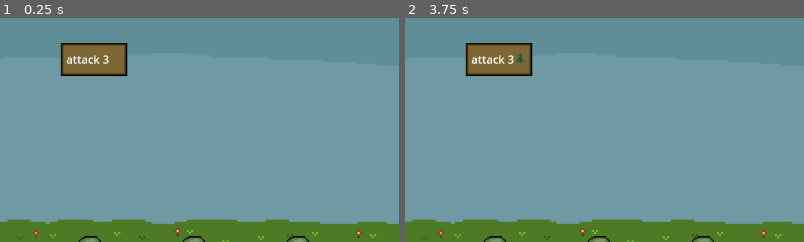
Above: before the commit, frames 1-2 (left to right).
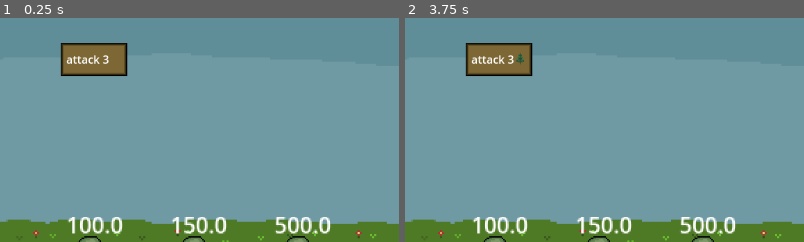
Above: after the commit, the same moments.

Repository: lostlp09/FakePokemongameforSchool
Game: Godot game, scene res://antons super sys.tscn
Two runs of this game, one before a commit and one after it. Both use one fixed random seed, a clock stepped at 60 frames per second and the inputs below. This scene is started directly instead of the project's main scene.
Inputs (mouse positions are % of the whole screen's width and height, from its top left):
- Up to frame 1 (0.25 s): no input
- Up to frame 2 (3.75 s): click "attack 1" at 0.5 s; click "attack 2" at 1.25 s; click "attack 3" at 2 s; tap Enter at 2.75 s; move the mouse to (72, 45) at 2.77 s; hold D (right) 2.78-3.53 s; hold S (bachward) 2.78-3.53 s; tap Space at 3.5 s; move the mouse to (30, 55) at 3.52 s; hold A (left) from 3.53 s (still down); tap 1 (first enemy) at 3.6 s
The pictures show only the part of the screen within x 1-51%, y 33-83%; the shares and areas given below are measured in that part.

The runs differ from the first frame. In frame 1, 1.7% of the frame differs, in the area x 17-83%, y 88-97%; in frame 2, 1.7%.

Commit message:
will verlieren machen aber error :(

Diff:
--- a/antons super sys.tscn
+++ b/antons super sys.tscn
@@ -70,24 +70,39 @@
 scale = Vector2(2, 2)
 
 [node name="VBoxContainer" type="VBoxContainer" parent="Kampf/player container/player 1"]
-offset_right = 40.0
-offset_bottom = 40.0
+offset_left = -20.0
+offset_top = -30.0
+offset_right = 20.0
+offset_bottom = 10.0
+
+[node name="HP 1" type="Label" parent="Kampf/player container/player 1/VBoxContainer"]
+layout_mode = 2
 
 [node name="player 2" type="AnimatedSprite2D" parent="Kampf/player container"]
 position = Vector2(300, 550)
 scale = Vector2(2, 2)
 
 [node name="VBoxContainer" type="VBoxContainer" parent="Kampf/player container/player 2"]
-offset_right = 40.0
-offset_bottom = 40.0
+offset_left = -20.0
+offset_top = -30.0
+offset_right = 20.0
+offset_bottom = 10.0
+
+[node name="HP 2" type="Label" parent="Kampf/player container/player 2/VBoxContainer"]
+layout_mode = 2
 
 [node name="player 3" type="AnimatedSprite2D" parent="Kampf/player container"]
 position = Vector2(450, 550)
 scale = Vector2(2, 2)
 
 [node name="VBoxContainer" type="VBoxContainer" parent="Kampf/player container/player 3"]
-offset_right = 40.0
-offset_bottom = 40.0
+offset_left = -20.0
+offset_top = -30.0
+offset_right = 20.0
+offset_bottom = 10.0
+
+[node name="HP 3" type="Label" parent="Kampf/player container/player 3/VBoxContainer"]
+layout_mode = 2
 
 [node name="enemy container" type="Node2D" parent="Kampf"]
 
--- a/charaktere.gd
+++ b/charaktere.gd
@@ -147,30 +147,31 @@
 
 
 func attack1(target: character)-> void:
-	if target == self:
+	if target == self or target.hp <= 0:
 		print("cannot attack yourself")
-	else:
-		self.actual_damage = self.damage1
-		if attack1_element.call(target.element):
-			self.actual_damage  *= 1.5
-
-		if attack1_element.call(target.element) == false:
-			self.actual_damage *= 0.66
-
-		if gamble1:
-			self.actual_damage *= randf()
-
-		if shield1 != 0:
-			self.shield += self.shield1
-			print(self.Name, " gained a shield of ", self.shield1)
-
-		if target.shield > 0:
-			if actual_damage >= target.shield:
-				self.actual_damage -= target.shield
-				target.shield = 0
-			else:
-				target.shield -= self.actual_damage
-				actual_damage = 0
+		await $"../..".attacked
+
+	self.actual_damage = self.damage1
+	if attack1_element.call(target.element):
+		self.actual_damage  *= 1.5
+
+	if attack1_element.call(target.element) == false:
+		self.actual_damage *= 0.66
+
+	if gamble1:
+		self.actual_damage *= randf()
+
+	if shield1 != 0:
+		self.shield += self.shield1
+		print(self.Name, " gained a shield of ", self.shield1)
+
+	if target.shield > 0:
+		if actual_damage >= target.shield:
+			self.actual_damage -= target.shield
+			target.shield = 0
+		else:
+			target.shield -= self.actual_damage
+			actual_damage = 0
 
 		target.hp -= self.actual_damage
 
@@ -189,86 +190,86 @@
 		print(target.Name, " has ", target.hp, " hp left ")
 
 func attack2(target: character)-> void:
-	if target == self:
+	if target == self or target.hp <= 0:
 		print("cannot attack yourself")
-	else:
-		self.actual_damage = self.damage2
-		if attack2_element.call(target.element):
-			self.actual_damage  *= 1.5
-
-		if attack2_element.call(target.element) == false:
-			self.actual_damage *= 0.66
-
-		if gamble2:
-			self.actual_damage *= randf()
-
-		if shield2 != 0:
-			self.shield += self.shield2
-			print(self.Name, " gained a shield of ", self.shield1)
-
-		if target.shield > 0:
-			if actual_damage >= target.shield:
-				self.actual_damage -= target.shield
-				target.shield = 0
-			else:
-				target.shield -= self.actual_damage
-				actual_damage = 0
-
-		target.hp -= self.actual_damage
-
-		if lifesteal2 != 0:
-			self.hp += actual_damage * lifesteal2
-
-		if poison2:
-			target.poisoned = true
-			print(target.name, " is now poisoned")
-
-		if burn2:
-			target.burned = true
-			print(target.Name, "is now burned")
-
-		print(self.Name, " is attacking ", target.name, " for ", self.actual_damage, " damage")
-		print(target.Name, " has ", target.hp, " hp left")
+		await $"../..".attacked
+	self.actual_damage = self.damage2
+	if attack2_element.call(target.element):
+		self.actual_damage  *= 1.5
+
+	if attack2_element.call(target.element) == false:
+		self.actual_damage *= 0.66
+
+	if gamble2:
+		self.actual_damage *= randf()
+
+	if shield2 != 0:
+		self.shield += self.shield2
+		print(self.Name, " gained a shield of ", self.shield1)
+
+	if target.shield > 0:
+		if actual_damage >= target.shield:
+			self.actual_damage -= target.shield
+			target.shield = 0
+		else:
+			target.shield -= self.actual_damage
+			actual_damage = 0
+
+	target.hp -= self.actual_damage
+
+	if lifesteal2 != 0:
+		self.hp += actual_damage * lifesteal2
+
+	if poison2:
+		target.poisoned = true
+		print(target.name, " is now poisoned")
+
+	if burn2:
+		target.burned = true
+		print(target.Name, "is now burned")
+
+	print(self.Name, " is attacking ", target.name, " for ", self.actual_damage, " damage")
+	print(target.Name, " has ", target.hp, " hp left")
 
 func attack3(target: character)-> void:
-	if target == self:
+	if target == self or target.hp <= 0:
 		print("cannot attack yourself")
-	else:
-		self.actual_damage = self.damage3
-
-		if attack3_element.call(target.element):
-			self.actual_damage  *= 1.5
-
-		if attack3_element.call(target.element) == false:
-			self.actual_damage *= 0.66
-
-		if gamble3:
-			self.actual_damage *= randf()
-
-		if shield3 != 0:
-			self.shield += self.shield3
-			print(self.Name, " gained a shield of ", self.shield1)
-
-		if target.shield > 0:
-			if actual_damage >= target.shield:
-				self.actual_damage -= target.shield
-				target.shield = 0
-			else:
-				target.shield -= self.actual_damage
-				actual_damage = 0
-
-		target.hp -= self.actual_damage
-
-		if lifesteal3 != 0:
-			self.hp += actual_damage * lifesteal3
-
-		if poison3:
-			target.poisoned = true
-			print(target.name, " is now poisoned")
-
-		if burn1:
-			target.burned = true
-			print(target.Name, "is now burned")
-
-		print(self.Name, " is attacking ", target.name, " for ", self.actual_damage, " damage")
-		print(target.Name, " has ", target.hp, " hp left")
+		await $"..".attacked
+	self.actual_damage = self.damage3
+
+	if attack3_element.call(target.element):
+		self.actual_damage  *= 1.5
+
+	if attack3_element.call(target.element) == false:
+		self.actual_damage *= 0.66
+
+	if gamble3:
+		self.actual_damage *= randf()
+
+	if shield3 != 0:
+		self.shield += self.shield3
+		print(self.Name, " gained a shield of ", self.shield1)
+
+	if target.shield > 0:
+		if actual_damage >= target.shield:
+			self.actual_damage -= target.shield
+			target.shield = 0
+		else:
+			target.shield -= self.actual_damage
+			actual_damage = 0
+
+	target.hp -= self.actual_damage
+
+	if lifesteal3 != 0:
+		self.hp += actual_damage * lifesteal3
+
+	if poison3:
+		target.poisoned = true
+		print(target.name, " is now poisoned")
+
+	if burn1:
+		target.burned = true
+		print(target.Name, "is now burned")
+
+	print(self.Name, " is attacking ", target.name, " for ", self.actual_damage, " damage")
+	print(target.Name, " has ", target.hp, " hp left")
--- a/node.gd
+++ b/node.gd
@@ -91,6 +91,9 @@
 	for x in p2:
 		if x.burned:
 			x.hp -= burn_damage
+	for x in p2:
+		if x.hp < 0:
+			x.hp = 0
 	turn = 2
 	game_sequence()
 
@@ -114,5 +117,8 @@
 	for x in p1:
 		if x.burned:
 			x.hp -= burn_damage
+	for x in p1:
+		if x.hp < 0:
+			x.hp = 0
 	turn = 1
 	game_sequence()
--- a/ui.gd
+++ b/ui.gd
@@ -49,5 +49,9 @@
 			icon.frame = x
 	if $"../enemy container/enemy 1 area/enemy 1/HP 1" and $"../enemy container/enemy 2 area/enemy 2/HP 2" and $"../enemy container/enemy 3 area/enemy 3/HP 3":
 		$"../enemy container/enemy 1 area/enemy 1/HP 1".text = var_to_str(roundf(Character.p2[0].hp))
-		$"../enemy container/enemy 2 area/enemy 2/HP 2".text = var_to_str(round(Character.p2[1].hp))
-		$"../enemy container/enemy 3 area/enemy 3/HP 3".text = var_to_str(round(Character.p2[2].hp))
+		$"../enemy container/enemy 2 area/enemy 2/HP 2".text = var_to_str(roundf(Character.p2[1].hp))
+		$"../enemy container/enemy 3 area/enemy 3/HP 3".text = var_to_str(roundf(Character.p2[2].hp))
+	if $"../player container/player 1/VBoxContainer/HP 1" and $"../player container/player 2/VBoxContainer/HP 2" and $"../player container/player 3/VBoxContainer/HP 3":
+		$"../player container/player 1/VBoxContainer/HP 1".text = var_to_str(roundf(Character.p1[0].hp))
+		$"../player container/player 2/VBoxContainer/HP 2".text = var_to_str(roundf(Character.p1[1].hp))
+		$"../player container/player 3/VBoxContainer/HP 3".text = var_to_str(roundf(Character.p1[2].hp))
Not shown, added: export_presets.cfg
